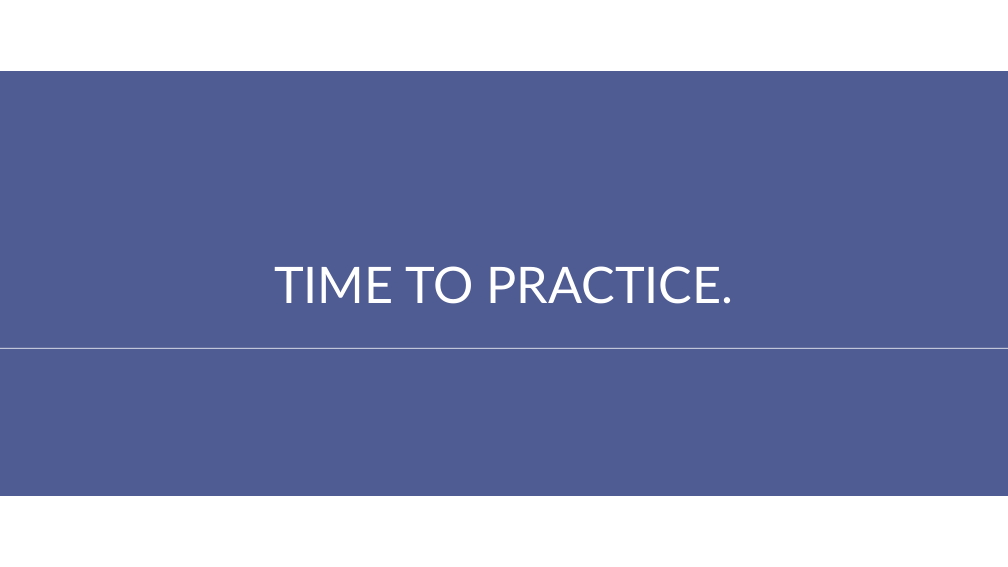
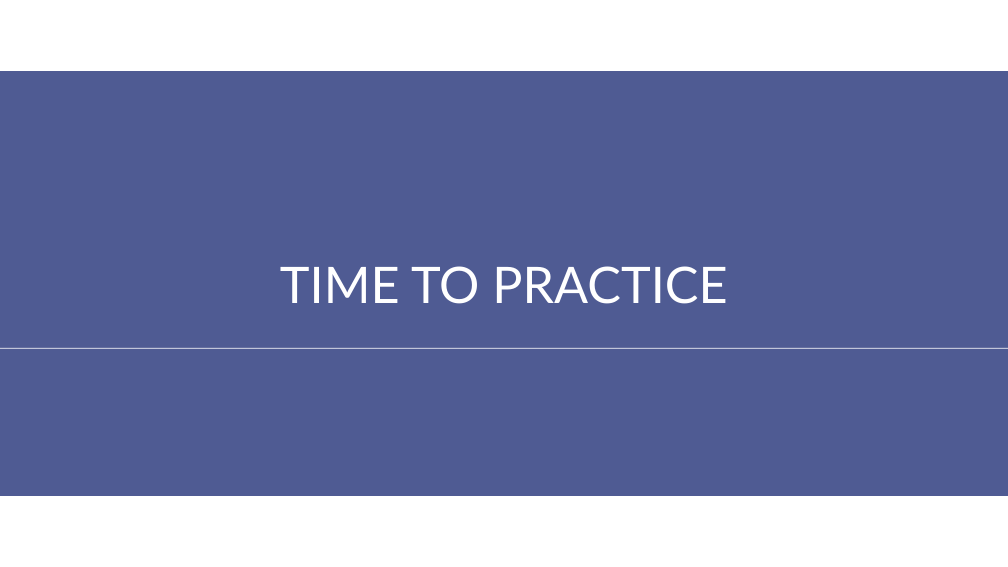
Before and after one commit to aptech-php/aptech-php-course, a slide deck: slide 14 of HTML-CSS-JS/slides/2-HTML.pptx (slide 17 before the commit). Drawn at 1008x567 pixels with LibreOffice and Linux fonts; fonts in the diff are those of the drawing. Boxes give left, top, right and bottom in pixels: in the first picture for what was removed or moved away, otherwise in the second. Text is boxed around its words. In the diff, an @@ line names an element or a change of style, - is before the commit and + after.

```diff
--- a/HTML-CSS-JS/slides/2-HTML.pptx
+++ b/HTML-CSS-JS/slides/2-HTML.pptx
@@ text at [280, 266, 727, 304]: text changed @@
-TIME TO PRACTICE.
+TIME TO PRACTICE
```
Also in this commit, not shown: 4 other slides changed, 8 slides added, 11 slides removed, 21 other files.
